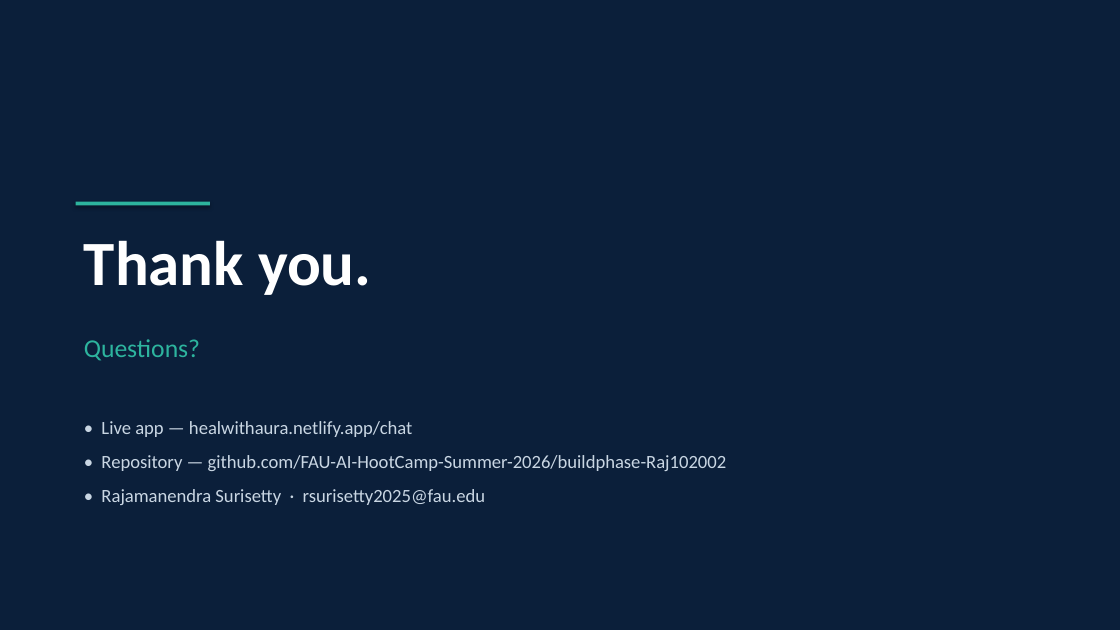
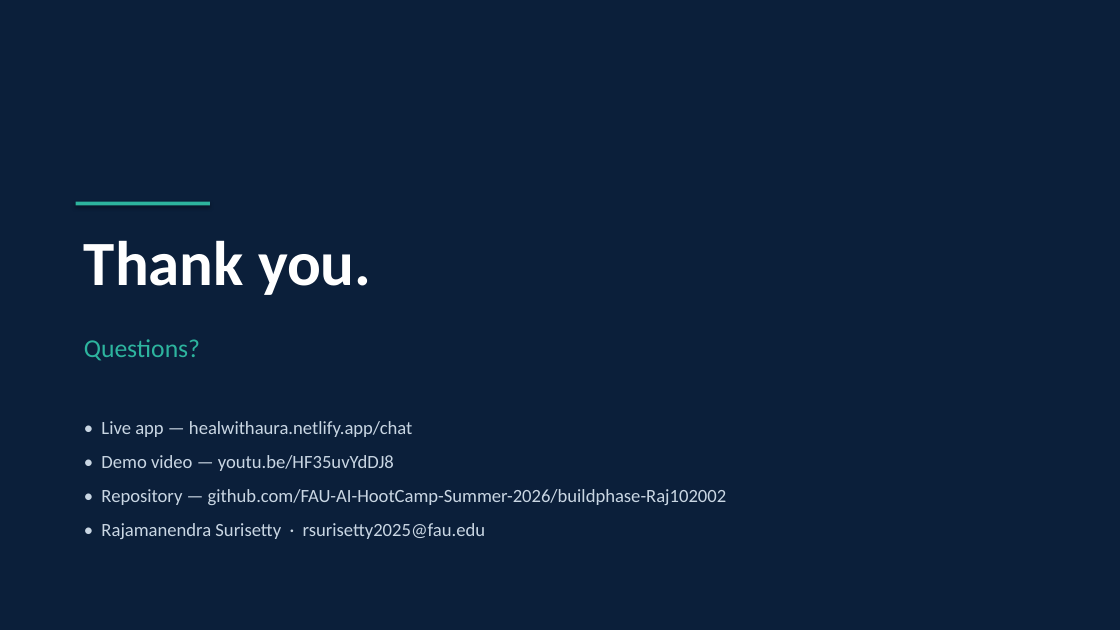
Before and after one commit to Raj102002/AIHealthcare, a slide deck: slide 17 of artifacts/ClearSignal_Pitch_Deck.pptx (slide 15 before the commit). Drawn at 1120x630 pixels with LibreOffice and Linux fonts; fonts in the diff are those of the drawing. Boxes give left, top, right and bottom in pixels: in the first picture for what was removed or moved away, otherwise in the second. Text is boxed around its words. In the diff, an @@ line names an element or a change of style, - is before the commit and + after.

```diff
--- a/artifacts/ClearSignal_Pitch_Deck.pptx
+++ b/artifacts/ClearSignal_Pitch_Deck.pptx
@@ text at (101,455,394,471): paragraph added @@
+• Demo video — youtu.be/HF35uvYdDJ8
```
Also in this commit, not shown: 13 other slides changed, 2 slides added, 17 other files.
